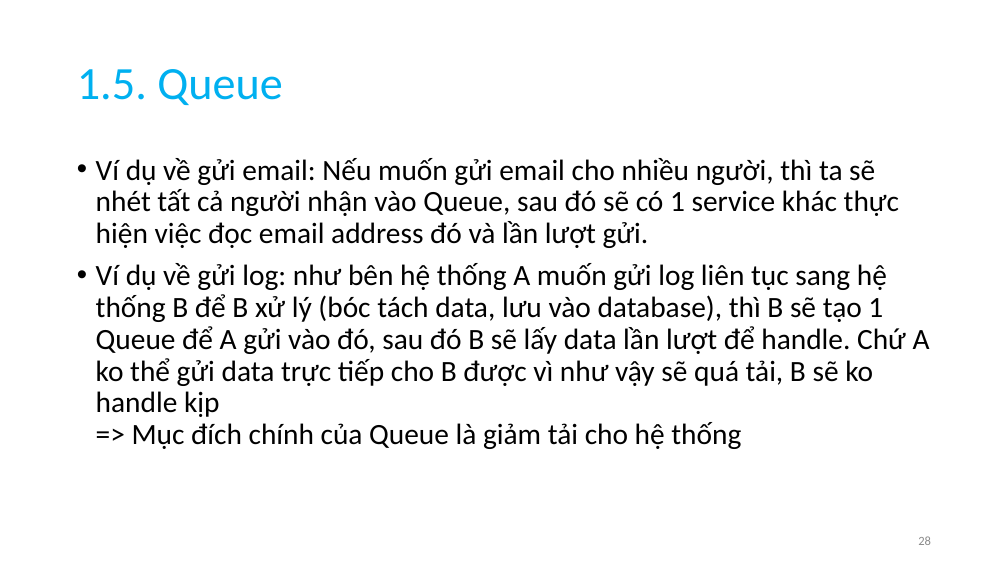
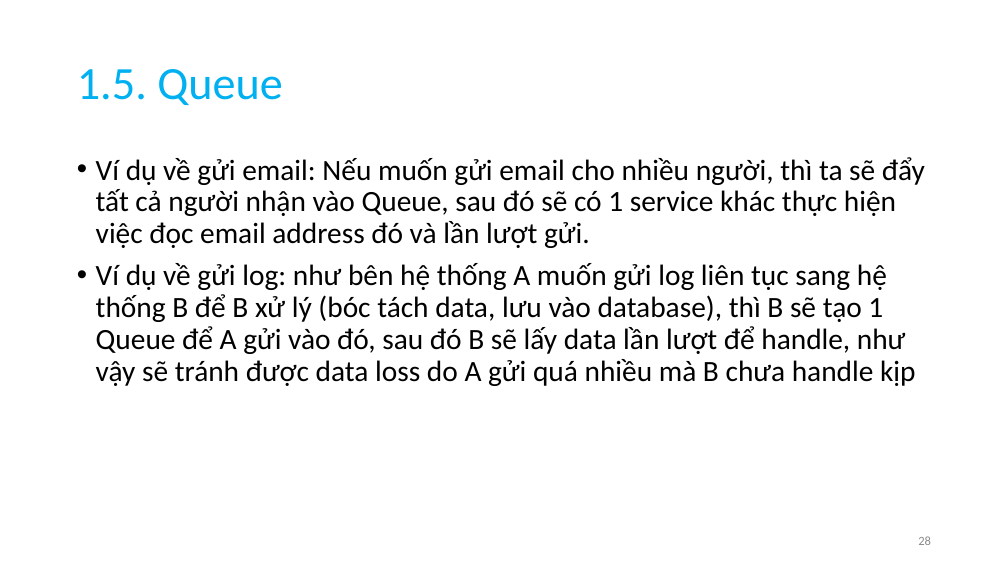
Before and after one commit to anhtuta/Notes, a slide deck: slide 28 of DSA.pptx. Drawn at 1008x567 pixels with LibreOffice and Linux fonts; fonts in the diff are those of the drawing. Boxes give left, top, right and bottom in pixels: in the first picture for what was removed or moved away, otherwise in the second. Text is boxed around its words. In the diff, an @@ line names an element or a change of style, - is before the commit and + after.

```diff
--- a/DSA.pptx
+++ b/DSA.pptx
@@ text at (96, 157, 925, 386): text changed @@
-• Ví dụ về gửi email: Nếu muốn gửi email cho nhiều người, thì ta sẽ nhét tất cả người nhận vào Queue, sau đó sẽ có 1 service khác thực hiện việc đọc email address đó và lần lượt gửi.
-• Ví dụ về gửi log: như bên hệ thống A muốn gửi log liên tục sang hệ thống B để B xử lý (bóc tách data, lưu vào database), thì B sẽ tạo 1 Queue để A gửi vào đó, sau đó B sẽ lấy data lần lượt để handle. Chứ A ko thể gửi data trực tiếp cho B được vì như vậy sẽ quá tải, B sẽ ko handle kịp
-  => Mục đích chính của Queue là giảm tải cho hệ thống
+• Ví dụ về gửi email: Nếu muốn gửi email cho nhiều người, thì ta sẽ đẩy tất cả người nhận vào Queue, sau đó sẽ có 1 service khác thực hiện việc đọc email address đó và lần lượt gửi.
+• Ví dụ về gửi log: như bên hệ thống A muốn gửi log liên tục sang hệ thống B để B xử lý (bóc tách data, lưu vào database), thì B sẽ tạo 1 Queue để A gửi vào đó, sau đó B sẽ lấy data lần lượt để handle, như vậy sẽ tránh được data loss do A gửi quá nhiều mà B chưa handle kịp
```
Also in this commit, not shown: 20 other slides changed, 77 slides added, 2 slides removed.
